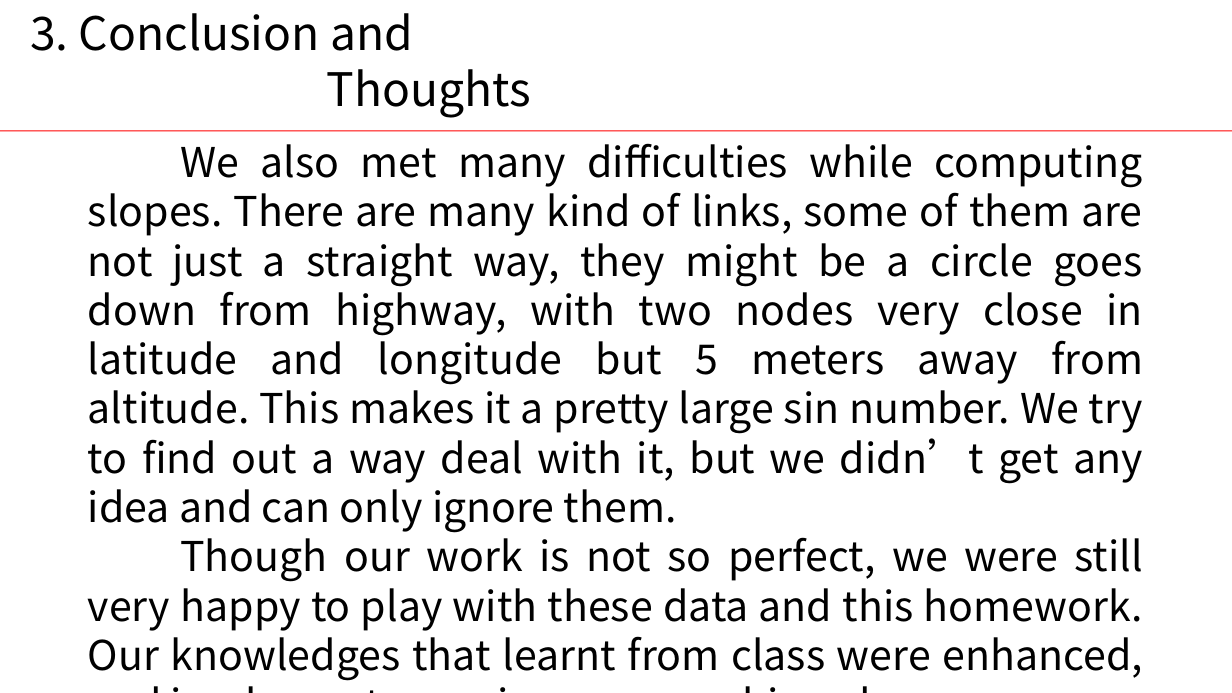
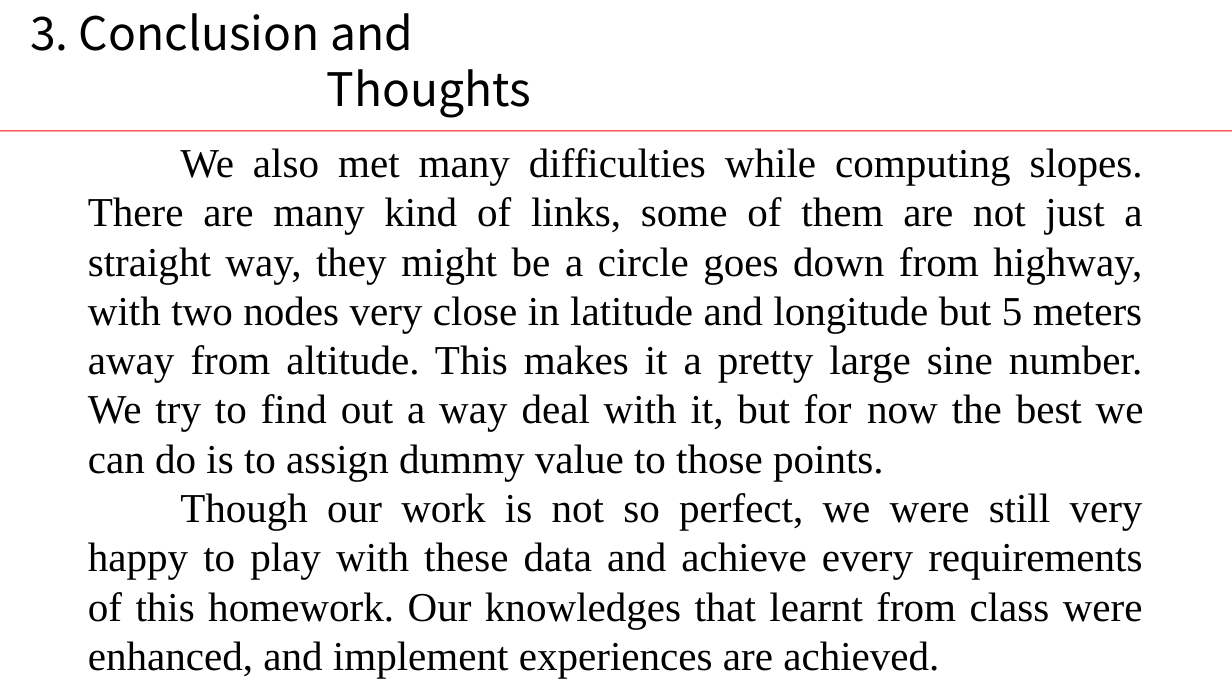
Before and after one commit to jingchengdeng/Probe-Data-Analysis-for-Road-Slope, a slide deck: slide 12 of submissionVersion/HW2Presentation.pptx (slide 8 before the commit). Drawn at 1232x693 pixels with LibreOffice and Linux fonts; fonts in the diff are those of the drawing; background and template pictures are left out. Boxes give left, top, right and bottom in pixels: in the first picture for what was removed or moved away, otherwise in the second. Text is boxed around its words. In the diff, an @@ line names an element or a change of style, - is before the commit and + after.

Commit message:
update ppt

```diff
--- a/submissionVersion/HW2Presentation.pptx
+++ b/submissionVersion/HW2Presentation.pptx
@@ text at (x1=88, y1=148, x2=1144, y2=678): text changed; font Noto Sans CJK SC to Times New Roman @@
-We also met many difficulties while computing slopes. There are many kind of links, some of them are not just a straight way, they might be a circle goes down from highway, with two nodes very close in latitude and longitude but 5 meters away from altitude. This makes it a pretty large sin number. We try to find out a way deal with it, but we didn’t get any idea and can only ignore them.
-Though our work is not so perfect, we were still very happy to play with these data and this homework. Our knowledges that learnt from class were enhanced, and implement experiences are achieved.
+We also met many difficulties while computing slopes. There are many kind of links, some of them are not just a straight way, they might be a circle goes down from highway, with two nodes very close in latitude and longitude but 5 meters away from altitude. This makes it a pretty large sine number. We try to find out a way deal with it, but for now the best we can do is to assign dummy value to those points.
+Though our work is not so perfect, we were still very happy to play with these data and achieve every requirements of this homework. Our knowledges that learnt from class were enhanced, and implement experiences are achieved.
```
Also in this commit, not shown: 7 other slides changed, 5 slides added, 1 slide removed.
